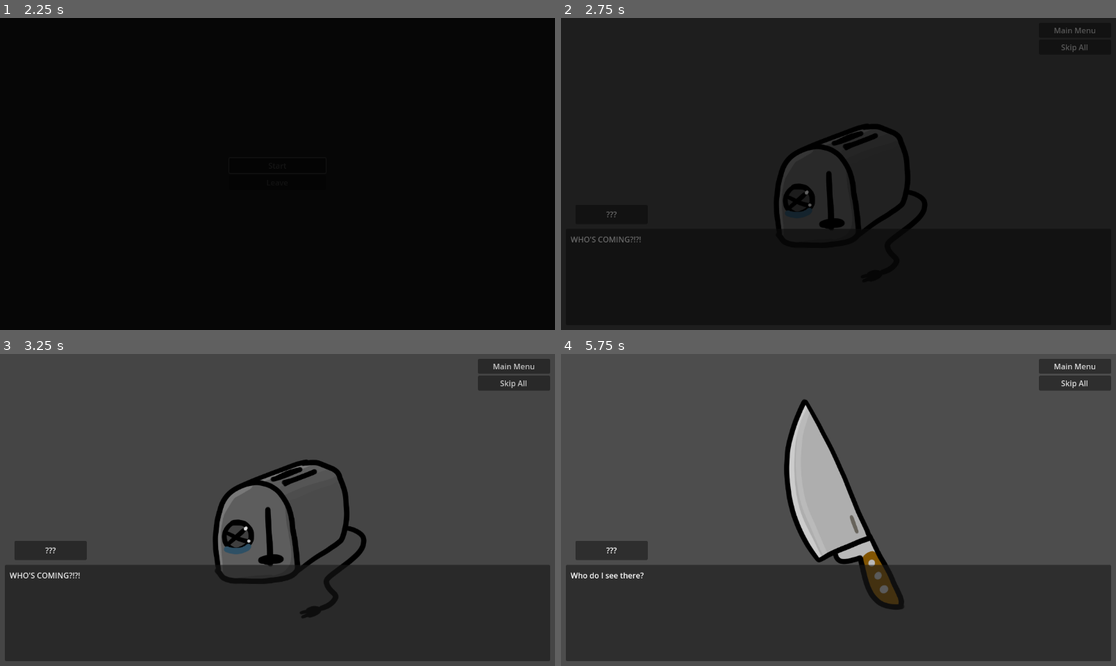
Above: before the commit, frames 1-4 (two rows, left to right).
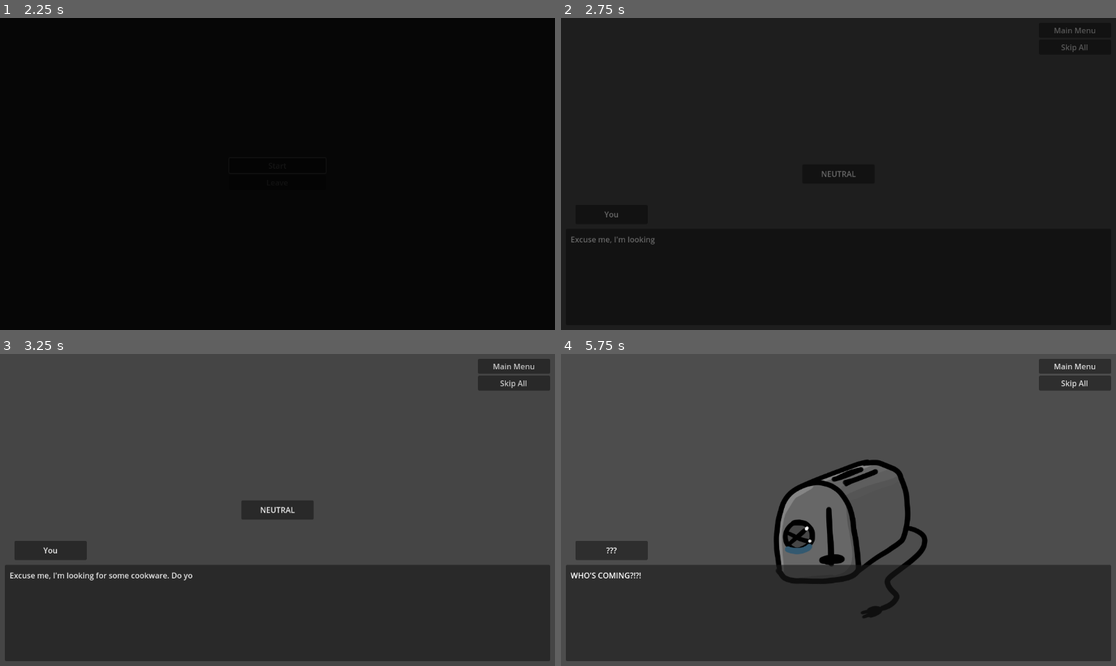
Above: after the commit, the same moments.

Repository: Lipatant/KitchenwareShop
Game: Godot game, scene res://Source/Scenes/MainMenu.tscn
Two runs of this game, one before a commit and one after it. Both use one fixed random seed, a clock stepped at 60 frames per second and the inputs below.
Inputs (mouse positions are in pixels of both pictures, inside the frame that each line leads up to):
- Up to frame 1 (2.25 s): click "Start" at 0.5 s; click "Start" at 1.25 s; click "Leave" at 2 s
- Up to frame 2 (2.75 s): no input
- Up to frame 3 (3.25 s): click "Skip All" at 2.75 s
- Up to frame 4 (5.75 s): click "Skip All" at 3.5 s; click "Skip All" at 4.25 s; move the mouse to (960, 494) at 5.02 s; click (960, 494) at 5.17 s

Frame 1 is identical in both runs. In frame 2, 2.1% of the frame differs, in the area x 1-66%, y 33-73%; in frame 3, 4.2%; in frame 4, 8.0%, in the area x 3-67%, y 14-85%.

Commit message:
feat: adding intro cutscene

Diff:
--- /dev/null
+++ b/Data/Characters/ShopAssistant.tres
@@ -0,0 +1,11 @@
+[gd_resource type="Resource" script_class="Character" load_steps=4 format=3 uid="uid://btttrrk65ifr2"]
+
+[ext_resource type="Script" path="res://Source/Data/Event.gd" id="1_qcroe"]
+[ext_resource type="Script" path="res://Source/Data/Character.gd" id="2_qkaar"]
+[ext_resource type="AudioStream" uid="uid://c48btyavc6dow" path="res://Sound/BGM/Pepe.wav" id="3_cgruu"]
+
+[resource]
+script = ExtResource("2_qkaar")
+code = "ShopAssistant"
+theme = ExtResource("3_cgruu")
+events = Array[ExtResource("1_qcroe")]([])
--- /dev/null
+++ b/Data/Cutscenes/StartDay01.tres
@@ -0,0 +1,22 @@
+[gd_resource type="Resource" script_class="Event" load_steps=2 format=3 uid="uid://c6jns58pguvgy"]
+
+[ext_resource type="Script" path="res://Source/Data/Event.gd" id="1_dmd6n"]
+
+[resource]
+script = ExtResource("1_dmd6n")
+code = "set_character_name Player
+say ShopAssistant0101
+set_character_name_self
+say ShopAssistant0102
+set_character_name Player
+say ShopAssistant0103
+set_character_name_self
+say ShopAssistant0104
+set_character_name Player
+say ShopAssistant0105
+set_character_name_self
+say ShopAssistant0106
+set_character_name Player
+say ShopAssistant0107"
+choice_name = ""
+choices = Array[ExtResource("1_dmd6n")]([])
--- a/Localization/Localization.csv
+++ b/Localization/Localization.csv
@@ -5,6 +5,8 @@
 CharacterNameKirpich,Kirpich
 CharacterNameOtis,Otis
 CharacterNamePepe,Pepe
+CharacterNamePlayer,You
+CharacterNameShopAssistant,Shop Assistant
 CharacterNameUnknown,???
 
 CharacterSpeechBrioche0101,"WHO'S COMING?!?!"
@@ -277,9 +279,15 @@
 
 CharacterSpeechKirpichElimination01,"Believe me, I'm very sad."
 
-
-
 CharacterSpeechGenericWait,"..."
+
+CharacterSpeechShopAssistant0101,"Excuse me, I'm looking for some cookware. Do you know where I can find it?"
+CharacterSpeechShopAssistant0102,"Of course! What kind of gadgets are you looking for?"
+CharacterSpeechShopAssistant0103,"I don't know yet. I'm still hesitating. I'd just like to be able to diversify the cooking I do at home."
+CharacterSpeechShopAssistant0104,"Oh no problem, in that case, aisle 7 at the back of the shop. If you're still undecided, ask the products."
+CharacterSpeechShopAssistant0105,"What do you mean, ask the products?"
+CharacterSpeechShopAssistant0106,"You'll see on the spot."
+CharacterSpeechShopAssistant0107,"Ok? Well, thank you for your help."
 
 ChoiceChooseLabel,"Choose a character:"
 
--- a/Source/Globals/SaveManager.tscn
+++ b/Source/Globals/SaveManager.tscn
@@ -7,6 +7,8 @@
 [ext_resource type="Resource" uid="uid://cif3bbu7tccwl" path="res://Data/Characters/Hector.tres" id="5_706ps"]
 [ext_resource type="Resource" uid="uid://ddi5kg0d7wb1m" path="res://Data/Characters/Kirpich.tres" id="6_qsr5d"]
 [ext_resource type="PackedScene" uid="uid://b1nldnorkv3ps" path="res://Source/Scenes/Dialogue.tscn" id="9_5h5su"]
+[ext_resource type="Resource" uid="uid://c6jns58pguvgy" path="res://Data/Cutscenes/StartDay01.tres" id="9_7f1gn"]
+[ext_resource type="Resource" uid="uid://btttrrk65ifr2" path="res://Data/Characters/ShopAssistant.tres" id="10_7yv3a"]
 [ext_resource type="PackedScene" uid="uid://3876m577l7ii" path="res://Source/Scenes/Elimination.tscn" id="11_m24y7"]
 
 [node name="SaveManager" type="Node"]
@@ -14,3 +16,5 @@
 _character_resources = Array[ExtResource("2_epxwk")]([ExtResource("3_rae83"), ExtResource("4_uwwlc"), ExtResource("5_706ps"), ExtResource("6_qsr5d")])
 _dialogue_resource = ExtResource("9_5h5su")
 _elimination_resource = ExtResource("11_m24y7")
+_intro_cutscene = ExtResource("9_7f1gn")
+_intro_cutscene_character = ExtResource("10_7yv3a")
--- a/Source/Globals/SaveManager/SaveManager.gd
+++ b/Source/Globals/SaveManager/SaveManager.gd
@@ -5,6 +5,8 @@
 @export var _character_resources : Array[Character]
 @export var _dialogue_resource : PackedScene
 @export var _elimination_resource : PackedScene
+@export var _intro_cutscene : Event
+@export var _intro_cutscene_character : Character
 
 # MEMBERS #
 
@@ -25,7 +27,10 @@
 
 func end_event() -> void:
 	if characters_remaining.is_empty():
-		SceneManager.change_scene_to_packed(_elimination_resource)
+		if characters.size() < 2:
+			SceneManager.change_scene_to_file("res://Source/Scenes/MainMenu.tscn")
+		else:
+			SceneManager.change_scene_to_packed(_elimination_resource)
 	else:
 		intertact_with_character(characters_remaining.front())
 
@@ -47,4 +52,9 @@
 	if characters_remaining.is_empty():
 		SceneManager.change_scene_to_file("res://Source/Scenes/MainMenu.tscn")
 	else:
-		intertact_with_character(characters_remaining.front())
+		if current_day == 1:
+			current_character = _intro_cutscene_character
+			current_event = _intro_cutscene
+			SceneManager.change_scene_to_packed(_dialogue_resource)
+		else:
+			intertact_with_character(characters_remaining.front())
Binary file changed: Localization/Localization.en.translation
Not shown: 1 places in Source/Globals/SaveManager.tscn that only renumber resources
